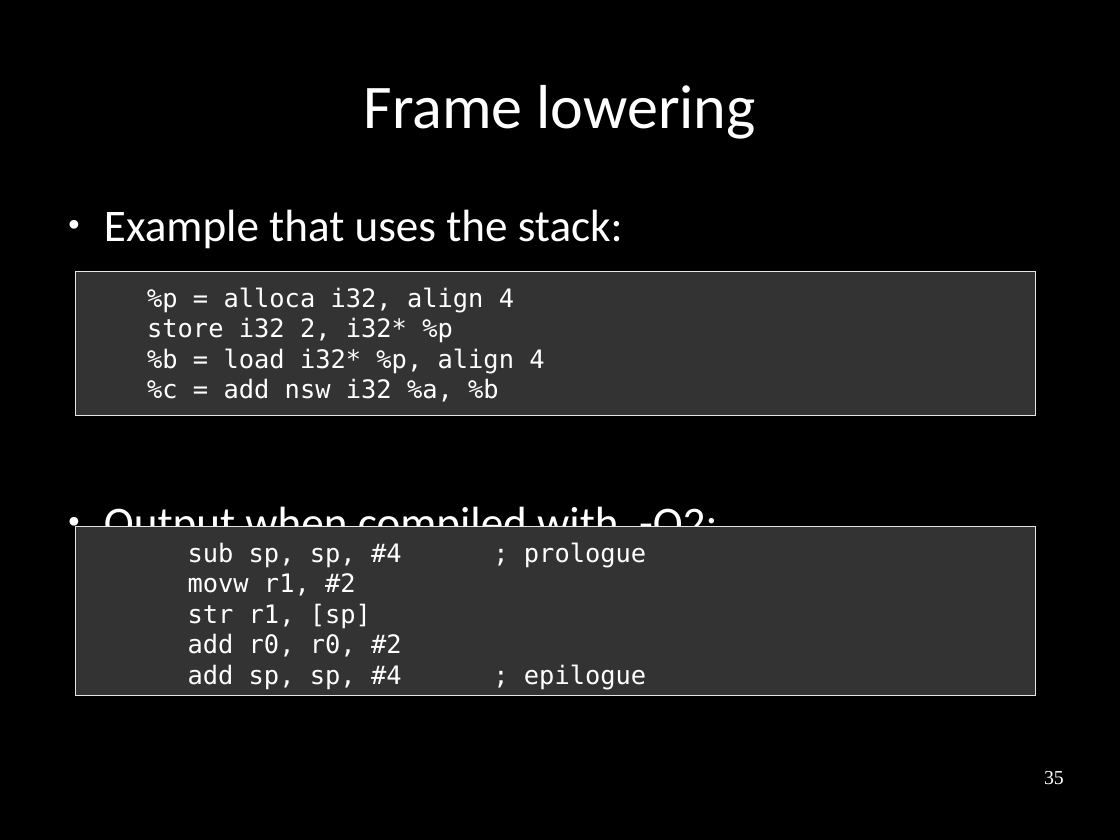
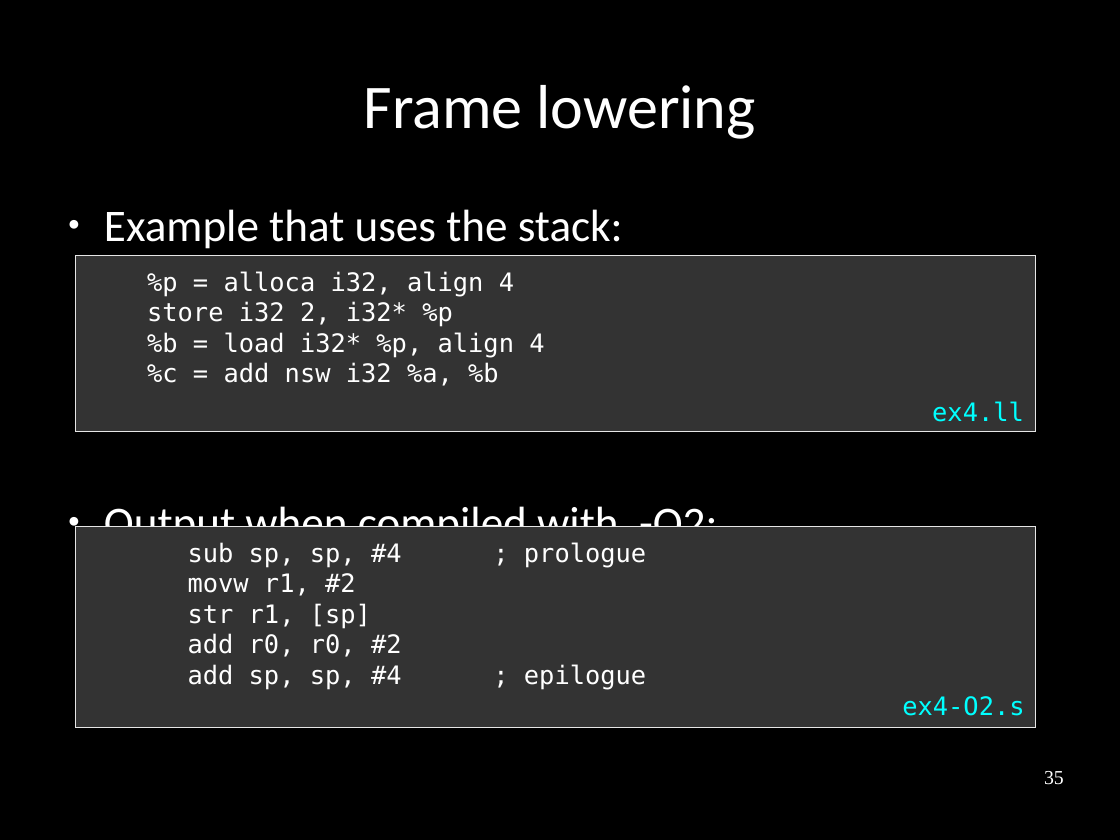
Before and after one commit to frasercrmck/llvm-leg, a slide deck: slide 35 of docs/Codeplay/Slides.odp. Drawn at 1120x840 pixels with LibreOffice and Linux fonts; fonts in the diff are those of the drawing. Boxes give left, top, right and bottom in pixels: in the first picture for what was removed or moved away, otherwise in the second. Text is boxed around its words. In the diff, an @@ line names an element or a change of style, - is before the commit and + after.

Commit message:
Fixing code text box / file name layout.

```diff
--- a/docs/Codeplay/Slides.odp
+++ b/docs/Codeplay/Slides.odp
@@ rectangle "%p = alloca i32, align ...": place and size @@
-rectangle "%p = alloca i32, align ..." at (76, 272, 1037, 417)
+rectangle "%p = alloca i32, align ..." at (76, 256, 1037, 432)
@@ text added at (932, 401, 1024, 422), 18 pt, text #00FFFF @@
+ex4.ll
@@ rectangle "sub sp, sp, #4 ; ...": place and size @@
-rectangle "sub sp, sp, #4 ; ..." at (76, 527, 1037, 696)
+rectangle "sub sp, sp, #4 ; ..." at (76, 527, 1037, 729)
@@ text added at (902, 696, 1024, 716), 18 pt, text #00FFFF @@
+ex4-O2.s
```
Also in this commit, not shown: 16 other slides changed.
